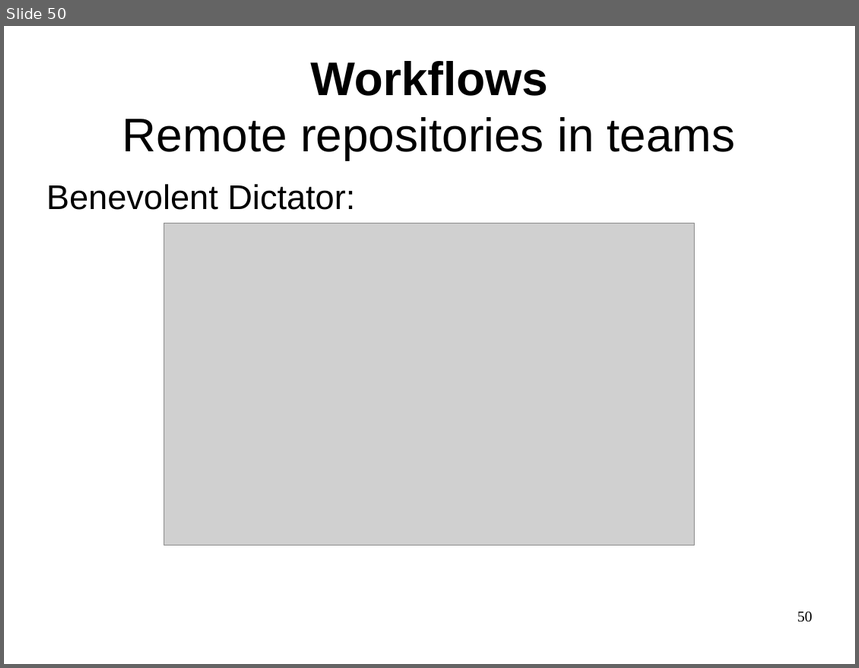
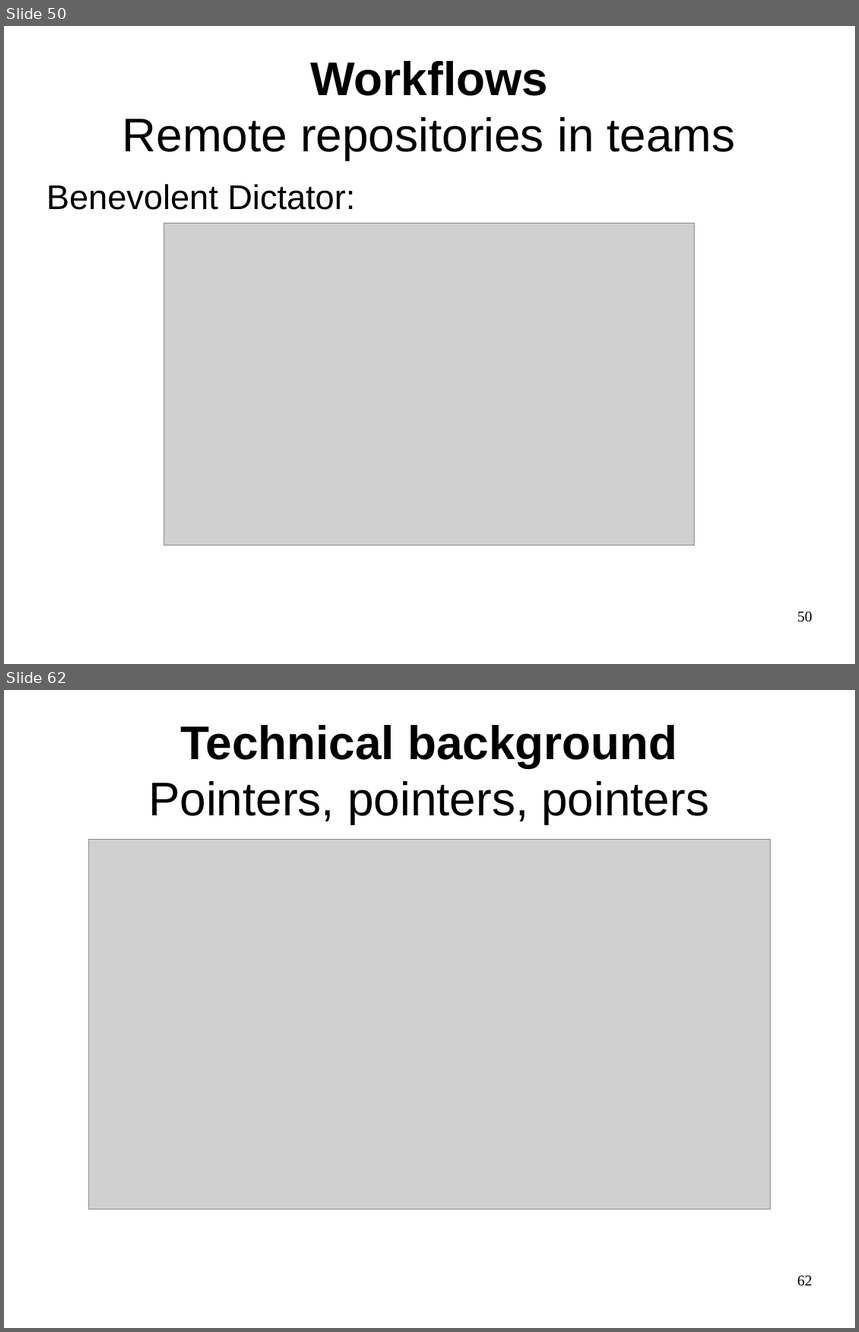
Before and after one commit to philpackmohr/git-paper, a slide deck: git-presentation.odp. Shown one above the other, each under a label of ours: slide 50 before the commit, slides 50 and 62 after it; the slides between them are not shown. The pictures are 859x668 and 859x1332 pixels, drawn with LibreOffice and Linux fonts; fonts in the diff are those of the drawing; grey boxes stand for pictures. Boxes give left, top, right and bottom in pixels: in the first picture for what was removed or moved away, otherwise in the second. Text is boxed around its words. In the diff, an @@ line names an element or a change of style, - is before the commit and + after.

```diff
--- a/git-presentation.odp
+++ b/git-presentation.odp
@@ slide 62 added at (4,690,855,1328), background #FFFFFF @@
@@ title added at (148,725,709,825), 44 pt, text #000000 @@
+Technical background
+Pointers, pointers, pointers
@@ picture added at (88,839,770,1210) @@
@@ page number added at (797,1276,813,1287), 14 pt, text #000000 @@
+62
```
Also in this commit, not shown: 16 other slides added.
